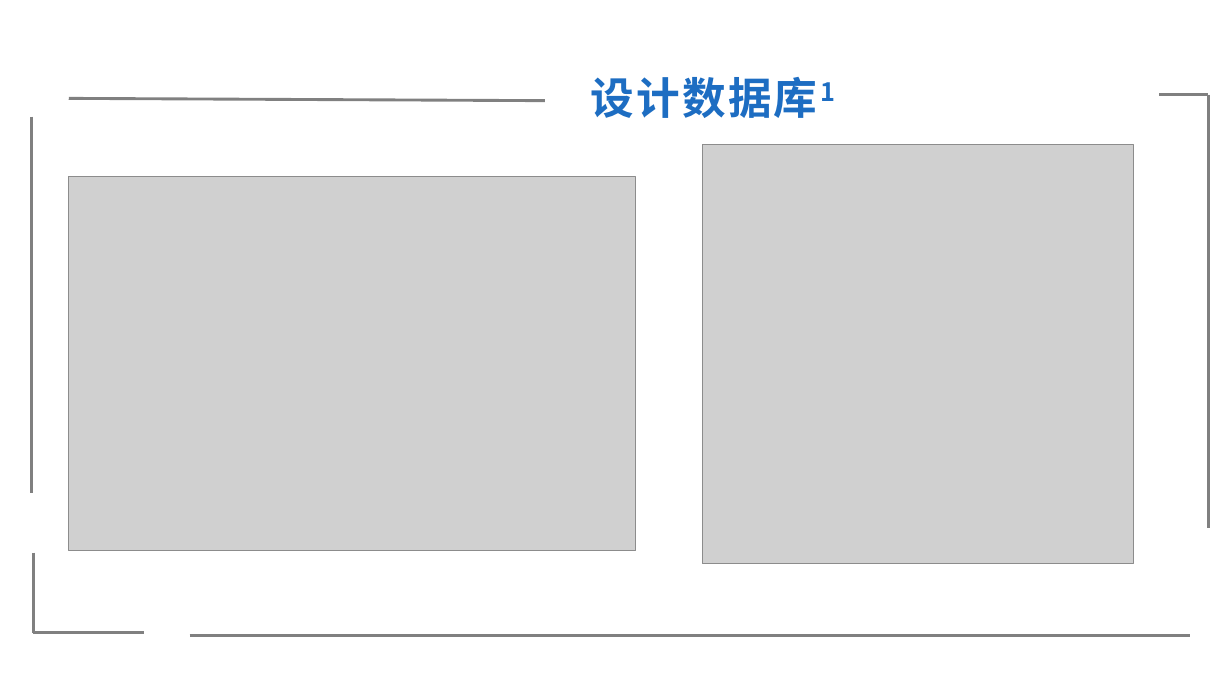
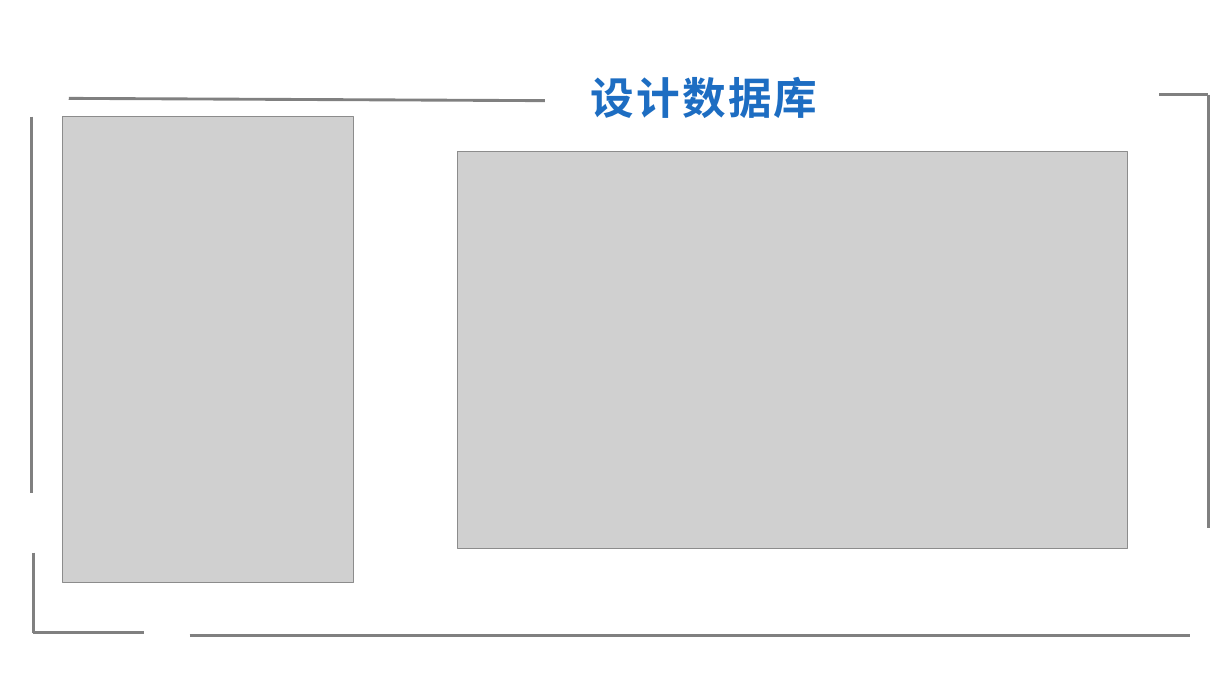
Before and after one commit to xlisses/ruang, a slide deck: slide 9 of detailed_design/项目设计.pptx. Drawn at 1232x693 pixels with LibreOffice and Linux fonts; fonts in the diff are those of the drawing; grey boxes stand for pictures. Boxes give left, top, right and bottom in pixels: in the first picture for what was removed or moved away, otherwise in the second. Text is boxed around its words. In the diff, an @@ line names an element or a change of style, - is before the commit and + after.

Commit message:
ppt修改，数据库修改

```diff
--- a/detailed_design/项目设计.pptx
+++ b/detailed_design/项目设计.pptx
@@ text at (591, 77, 818, 118): text changed @@
-设计数据库1
+设计数据库
@@ picture added at (63, 116, 353, 583) @@
@@ picture removed at (68, 177, 636, 551) @@
@@ picture: place and size @@
-picture at (702, 144, 1134, 564)
+picture at (457, 152, 1128, 549)
```
Also in this commit, not shown: 6 other slides changed, 4 slides added, 3 slides removed, 7 other files.
